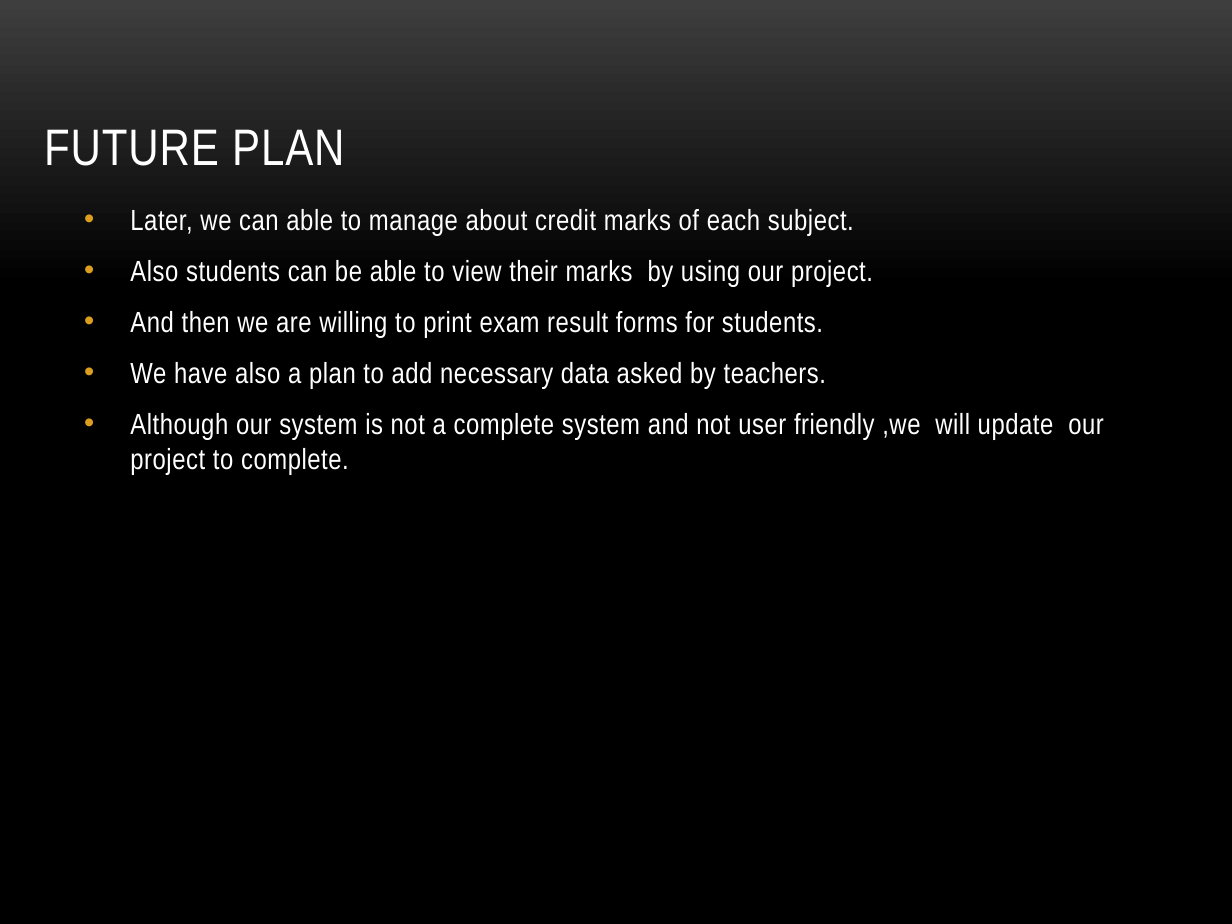
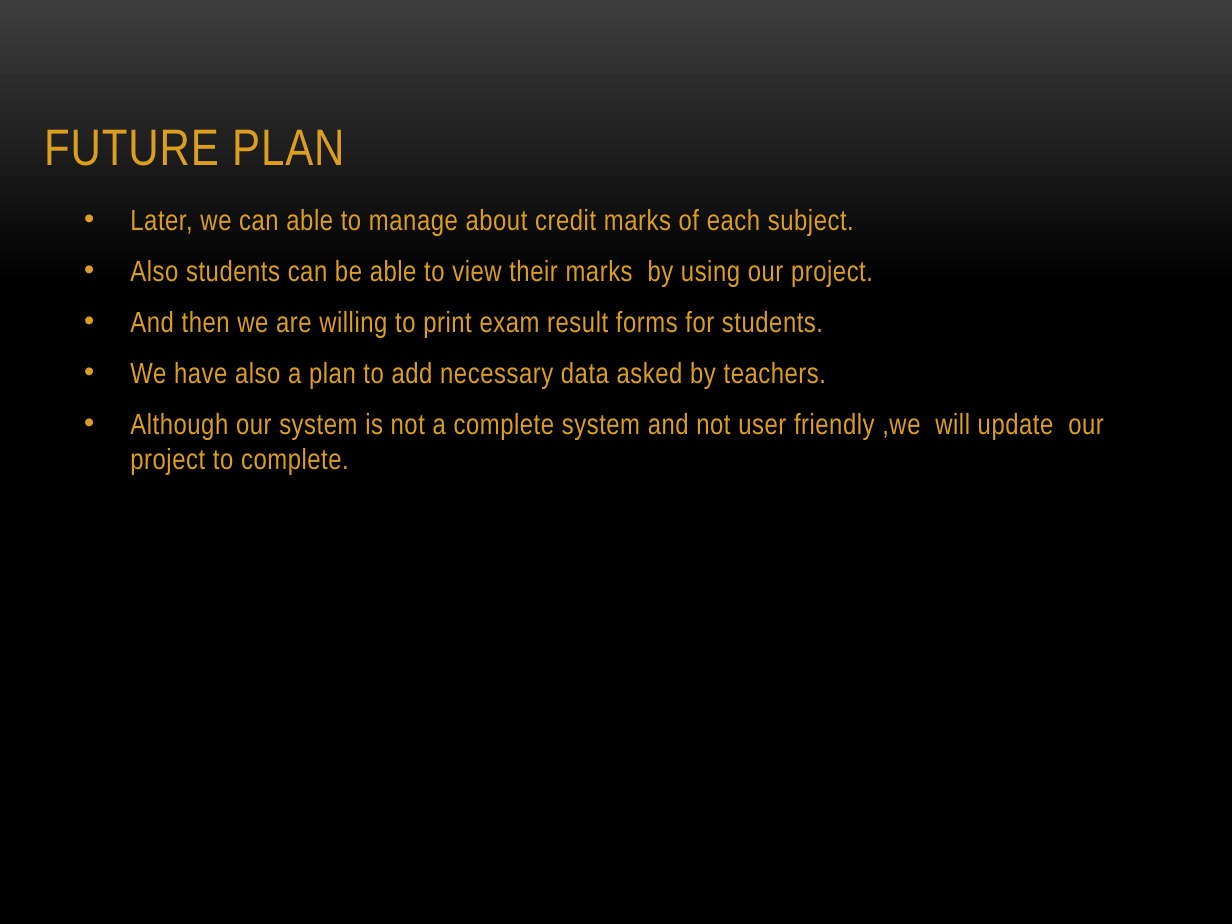
Before and after one commit to team7mit/ExamRecordQQ, a slide deck: slide 12 of Examination Record Management System.pptx (slide 11 before the commit). Drawn at 1232x924 pixels with LibreOffice and Linux fonts; fonts in the diff are those of the drawing; background and template pictures are left out. Boxes give left, top, right and bottom in pixels: in the first picture for what was removed or moved away, otherwise in the second. Text is boxed around its words. In the diff, an @@ line names an element or a change of style, - is before the commit and + after.

```diff
--- a/Examination Record Management System.pptx
+++ b/Examination Record Management System.pptx
@@ title "FUTURE PLAN" at (44,129,344,166): text colour #FFFFFF to #DC9E1F @@
@@ text "Later, we can able to ..." at (130,209,1104,475): text colour #FFFFFF to #DC9E1F @@
```
Also in this commit, not shown: 12 other slides changed.
